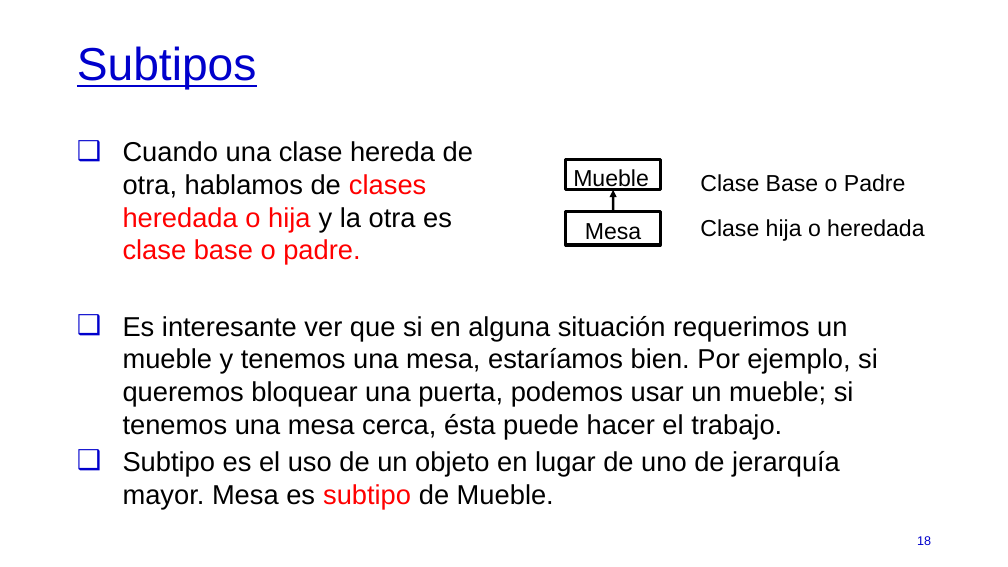
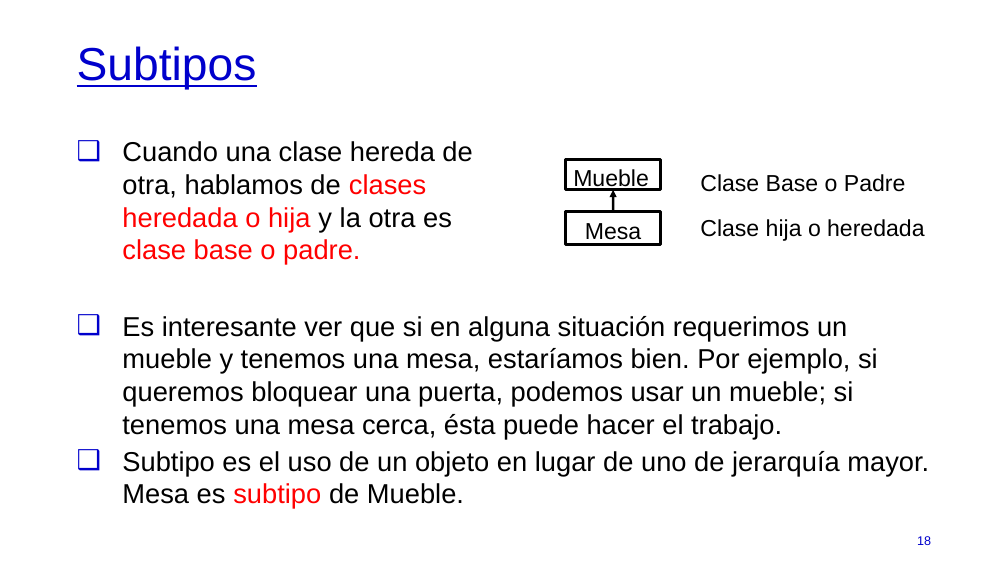
Before and after one commit to polivares/ELO329, a slide deck: slide 18 of 01-OOP_Concepts/01-OOP_Concepts.pptx. Drawn at 1008x567 pixels with LibreOffice and Linux fonts; fonts in the diff are those of the drawing. Boxes give left, top, right and bottom in pixels: in the first picture for what was removed or moved away, otherwise in the second. Text is boxed around its words. In the diff, an @@ line names an element or a change of style, - is before the commit and + after.

```diff
--- a/01-OOP_Concepts/01-OOP_Concepts.pptx
+++ b/01-OOP_Concepts/01-OOP_Concepts.pptx
@@ text "Es interesante ver que si ..." rewrapped from [123,316,878,508] to [122,316,929,508] @@
```
Also in this commit, not shown: 10 other slides changed, 9 other files.
